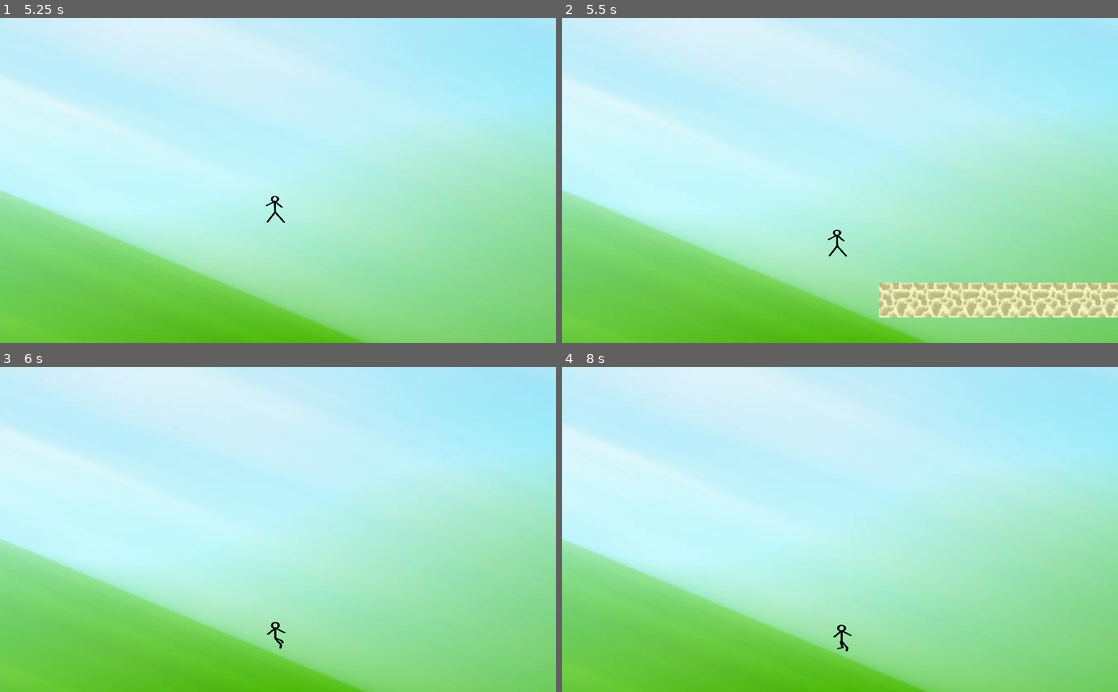
Above: before the commit, frames 1-4 (two rows, left to right).
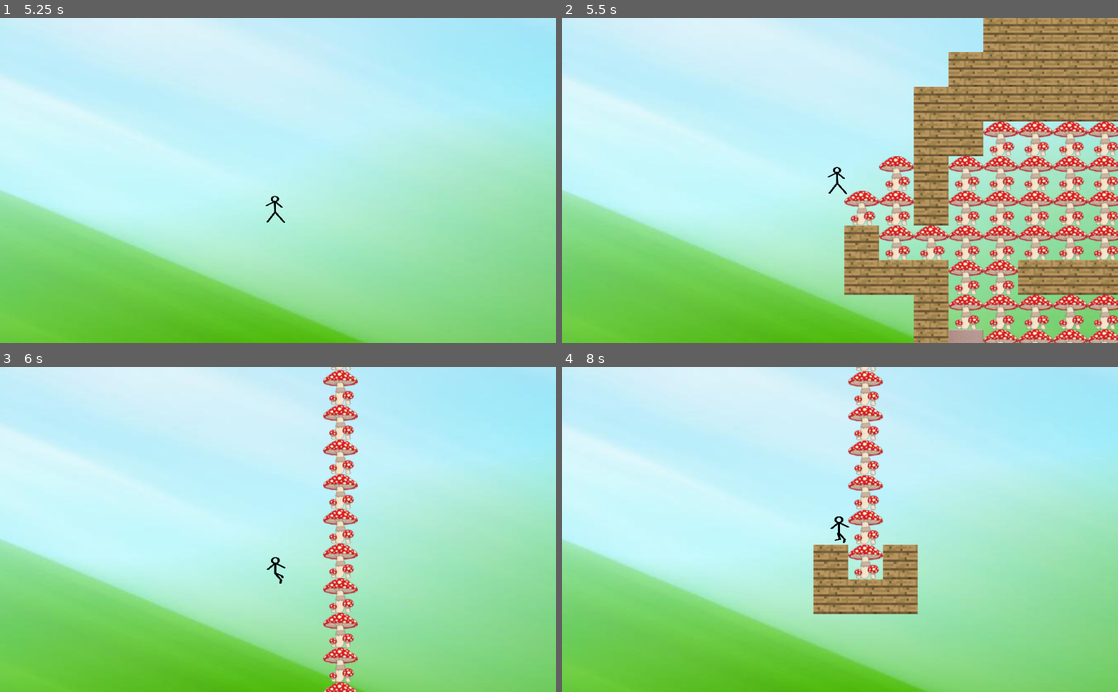
Above: after the commit, the same moments.

Repository: DiFlixx/PhantomGame2D
Game: Godot game, scene res://Node.tscn
Two runs of this game, one before a commit and one after it. Both use one fixed random seed, a clock stepped at 60 frames per second and the inputs below. The engine's default icon, where the game draws it, is replaced by a stand-in: a white triangle on a blue panel in a dark square.
Inputs (mouse positions are in pixels of both pictures, inside the frame that each line leads up to):
- Up to frame 1 (5.25 s): move the mouse to (400, 164) at 0.52 s; hold Right (ui_right) 0.53-1.28 s; hold Ctrl (ctrl) 0.53-1.28 s; move the mouse to (166, 196) at 1.27 s; hold Left (ui_left) 1.28-2.03 s; tap E (e_button) at 1.35 s; move the mouse to (333, 109) at 2.02 s; hold Right (ui_right) 2.03-2.78 s; hold I (i_button) 2.03-2.78 s; move the mouse to (250, 245) at 2.77 s; hold Up (ui_up) 2.78-3.53 s; right-click (250, 245) at 2.85 s; move the mouse to (444, 229) at 3.52 s; hold R (r_button) 3.53-4.28 s; hold Left (ui_left) from 3.53 s (still down); move the mouse to (111, 131) at 4.27 s; tap Shift (shift) at 4.35 s; move the mouse to (305, 180) at 5.02 s; hold Z (z_button) from 5.03 s (still down)
- Up to frame 2 (5.5 s): keep holding Left (ui_left); keep holding Z (z_button)
- Up to frame 3 (6 s): move the mouse to (194, 448) at 5.77 s; release Left (ui_left) at 5.78 s; release Z (z_button) at 5.78 s; hold Right (ui_right) from 5.78 s (still down); tap Ctrl (ctrl) at 5.85 s
- Up to frame 4 (8 s): move the mouse to (962, 513) at 6.52 s; release Right (ui_right) at 6.53 s; hold Up (ui_up) 6.53-7.28 s; tap E (e_button) at 6.6 s; move the mouse to (728, 545) at 7.27 s; hold Right (ui_right) from 7.28 s (still down); tap I (i_button) at 7.35 s

Frame 1 is identical in both runs. In frame 2, 33% of the frame differs, in the area x 47-100%, y 0-100%; in frame 3, 4.1%; in frame 4, 6.1%.

Commit message:
Грибы

Diff:
--- a/Node2D.tscn
+++ b/Node2D.tscn
@@ -1,18 +1,19 @@
-[gd_scene load_steps=8 format=2]
+[gd_scene load_steps=9 format=2]
 
 [ext_resource path="res://icon.png" type="Texture" id=1]
-[ext_resource path="res://bloxi.png" type="Texture" id=2]
-[ext_resource path="res://bloxi2.png" type="Texture" id=3]
-[ext_resource path="res://st07.png" type="Texture" id=4]
-[ext_resource path="res://i.png" type="Texture" id=5]
-[ext_resource path="res://п.png" type="Texture" id=6]
-[ext_resource path="res://minecraft_desk.png" type="Texture" id=7]
+[ext_resource path="res://iвв.png" type="Texture" id=2]
+[ext_resource path="res://bloxi.png" type="Texture" id=3]
+[ext_resource path="res://bloxi2.png" type="Texture" id=4]
+[ext_resource path="res://st07.png" type="Texture" id=5]
+[ext_resource path="res://i.png" type="Texture" id=6]
+[ext_resource path="res://п.png" type="Texture" id=7]
+[ext_resource path="res://minecraft_desk.png" type="Texture" id=8]
 
 [node name="Node2D" type="Node2D"]
 scale = Vector2( 1.04587, 1.01466 )
 
 [node name="Sprite" type="Sprite" parent="."]
-position = Vector2( -26.8709, 29.6507 )
+position = Vector2( -24.6514, 29.6507 )
 texture = ExtResource( 1 )
 __meta__ = {
 "_edit_group_": true
@@ -23,9 +24,20 @@
 [node name="CollisionPolygon2D" type="CollisionPolygon2D" parent="Sprite/StaticBody2D"]
 polygon = PoolVector2Array( 32, -32, 32, 32, -32, 32, -32, -32 )
 
+[node name="Sprite8" type="Sprite" parent="."]
+position = Vector2( 150.561, 168.169 )
+scale = Vector2( 0.0642023, 0.0704783 )
+texture = ExtResource( 2 )
+
+[node name="StaticBody2D" type="StaticBody2D" parent="Sprite8"]
+
+[node name="CollisionPolygon2D" type="CollisionPolygon2D" parent="Sprite8/StaticBody2D"]
+scale = Vector2( -1, 1 )
+polygon = PoolVector2Array( 32, -32, 32, 32, -32, 32, -32.0768, -4.65845, -32, -32 )
+
 [node name="Sprite2" type="Sprite" parent="."]
 position = Vector2( -77.833, -52.8153 )
-texture = ExtResource( 2 )
+texture = ExtResource( 3 )
 __meta__ = {
 "_edit_group_": true
 }
@@ -72,8 +84,8 @@
 polygon = PoolVector2Array( 32, -32, 32, 32, -32, 32, -32, -32 )
 
 [node name="Sprite6" type="Sprite" parent="."]
-position = Vector2( 19.9607, 114.892 )
-texture = ExtResource( 6 )
+position = Vector2( 20.4774, 114.892 )
+texture = ExtResource( 7 )
 __meta__ = {
 "_edit_group_": true
 }
--- a/RigidBody2D.gd
+++ b/RigidBody2D.gd
@@ -126,7 +126,7 @@
 
 
 func _on_Button_pressed():
-	www = 1
+	www = 7
 	pass # Replace with function body.
 
 
--- a/TileMap1.tscn
+++ b/TileMap1.tscn
@@ -5,4 +5,4 @@
 [node name="TileMap" type="TileMap"]
 tile_set = ExtResource( 1 )
 format = 1
-tile_data = PoolIntArray( 196612, 1, 0, 262147, 1, 0, 262148 …(1200 unchanged characters)… 5373, 2, 0, 655374, 2, 0, 655375, 2, 0, 720896, 3, 0, 720897, 3, 0, 720898, 3, 0 …(4920 unchanged characters)…
+tile_data = PoolIntArray( 196612, 1, 0, 262147, 1, 0, 262148 …(1200 unchanged characters)… 5373, 2, 0, 655374, 2, 0, 655375, 2, 0, 655377, 7, 0, 720896, 3, 0, 720897, 3, 0, 720898, 3, 0 …(4920 unchanged characters)…
--- a/tiles.tres
+++ b/tiles.tres
@@ -7,6 +7,7 @@
 [ext_resource path="res://i.png" type="Texture" id=5]
 [ext_resource path="res://п.png" type="Texture" id=6]
 [ext_resource path="res://minecraft_desk.png" type="Texture" id=7]
+[ext_resource path="res://iвв.png" type="Texture" id=8]
 
 [sub_resource type="ConvexPolygonShape2D" id=1]
 points = PoolVector2Array( 32, -32, 32, 32, -32, 32, -32, -32 )
@@ -30,7 +31,7 @@
 points = PoolVector2Array( 32, -32, 32, 32, -32, 32, -32, -32 )
 
 [sub_resource type="ConvexPolygonShape2D" id=8]
-points = PoolVector2Array( 32, -32, 32, 32, -32, 32, -32, -32 )
+points = PoolVector2Array( 32, -32, 32, 32, -32, 32, -32.0768, -4.65845, -32, -32 )
 
 [resource]
 0/name = "Sprite"
@@ -146,7 +147,7 @@
 } ]
 6/z_index = 0
 7/name = "Sprite8"
-7/texture = ExtResource( 7 )
+7/texture = ExtResource( 8 )
 7/tex_offset = Vector2( 0, 0 )
 7/modulate = Color( 1, 1, 1, 1 )
 7/region = Rect2( 0, 0, 64, 64 )
@@ -158,6 +159,6 @@
 "one_way": false,
 "one_way_margin": 1.0,
 "shape": SubResource( 8 ),
-"shape_transform": Transform2D( 1, 0, 0, 1, 32, 32 )
+"shape_transform": Transform2D( -1.01962, 0, 0, 0.999964, 32.3105, 40.2787 )
 } ]
 7/z_index = 0
Not shown: 4 places in Node2D.tscn that only renumber resources
Binary file added: iвв.jpeg
Not shown, added: iвв.jpeg.import
Binary file added: iвв.jpg
Not shown, added: iвв.jpg.import
Binary file added: iвв.png
Not shown, added: iвв.png.import
Binary file changed: save.dat
Not shown: 1 places in tiles.tres that only renumber resources
Not shown, added: .iвв.jpeg-autosave.kra
Not shown, added: iвв.png~
